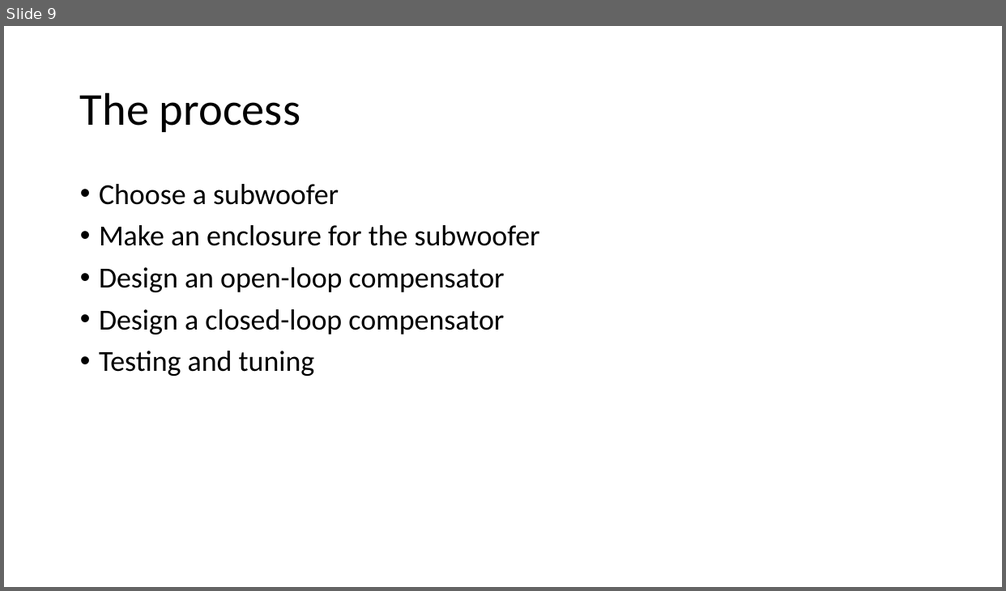
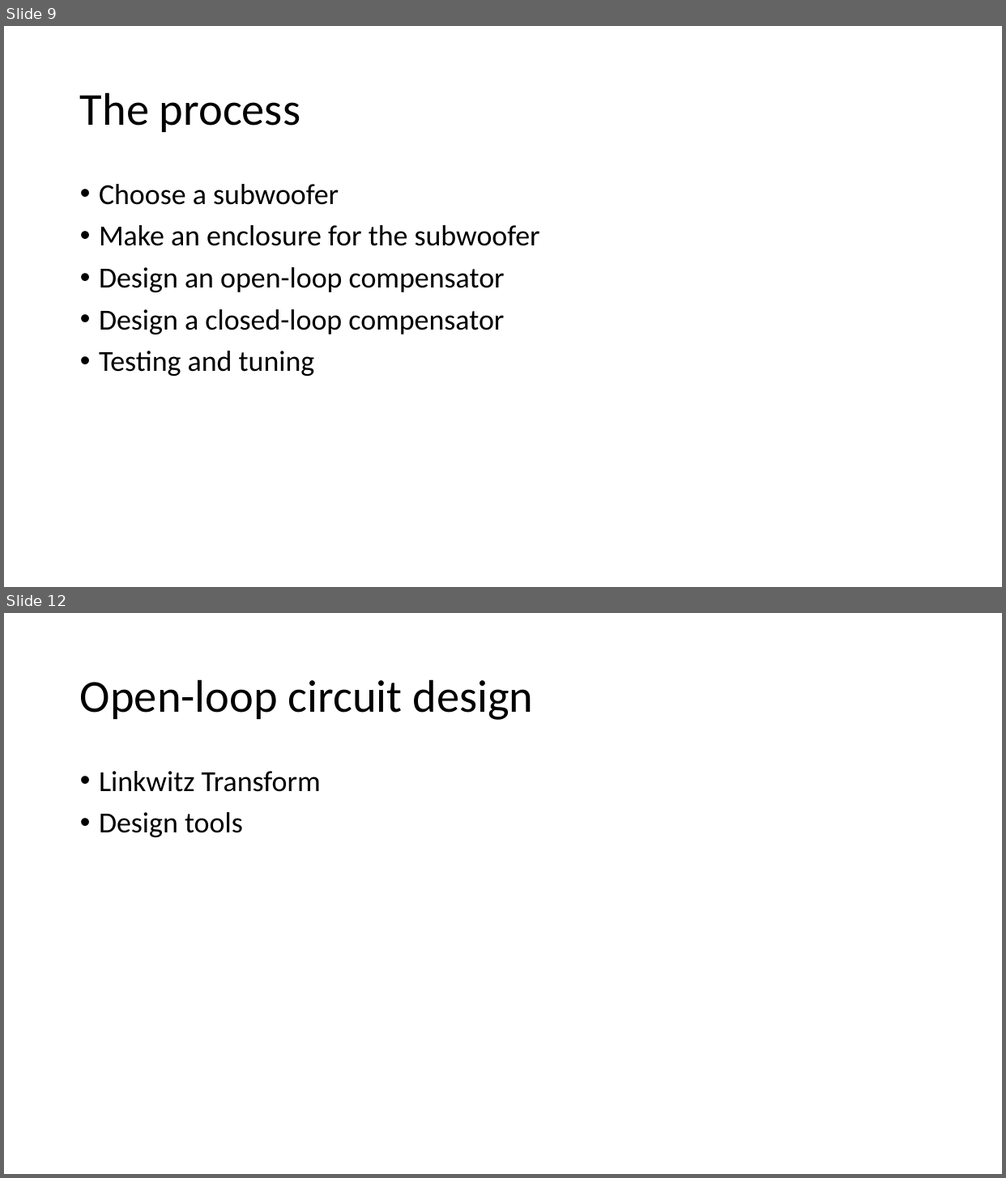
Before and after one commit to spez1998/3rd-year-project, a slide deck: Deliverables/2ndMarkerViva/viva_presentation.pptx. Shown one above the other, each under a label of ours: slide 9 before the commit, slides 9 and 12 after it; the slides between them are not shown. The pictures are 1006x591 and 1006x1178 pixels, drawn with LibreOffice and Linux fonts; fonts in the diff are those of the drawing. Boxes give left, top, right and bottom in pixels: in the first picture for what was removed or moved away, otherwise in the second. Text is boxed around its words. In the diff, an @@ line names an element or a change of style, - is before the commit and + after.

```diff
--- a/Deliverables/2ndMarkerViva/viva_presentation.pptx
+++ b/Deliverables/2ndMarkerViva/viva_presentation.pptx
@@ slide 12 added at [4,613,1002,1174], background #FFFFFF @@
@@ title added at [80,679,533,720], 44 pt, text #000000 @@
+Open-loop circuit design
@@ text added at [99,771,321,837], 28 pt, text #000000 @@
+• Linkwitz Transform
+• Design tools
```
Also in this commit, not shown: 5 slides changed, 2 other slides added, 1 other file.
